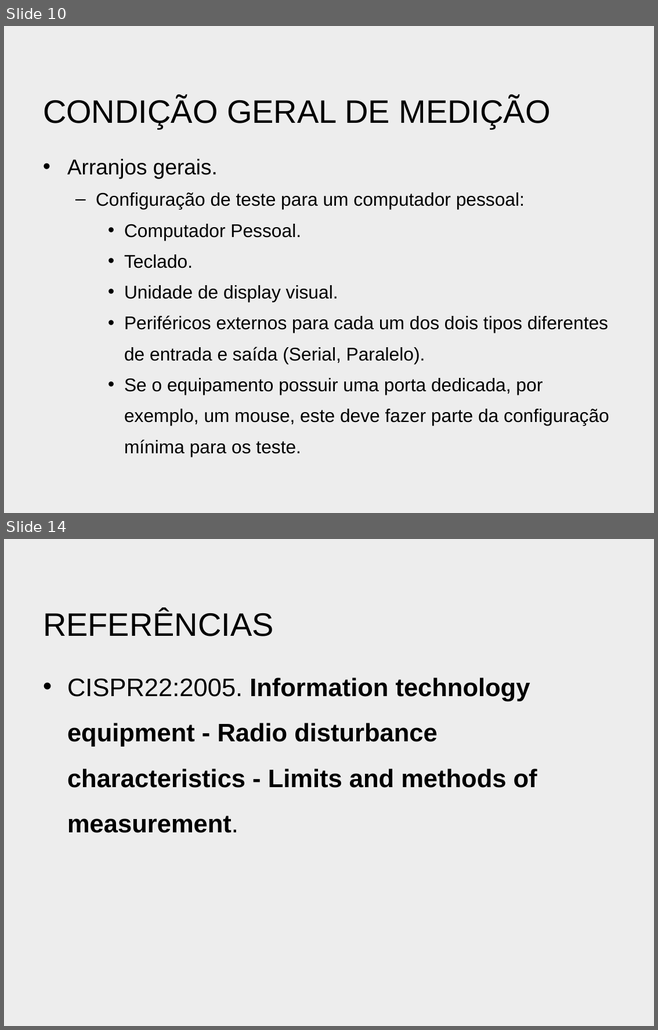
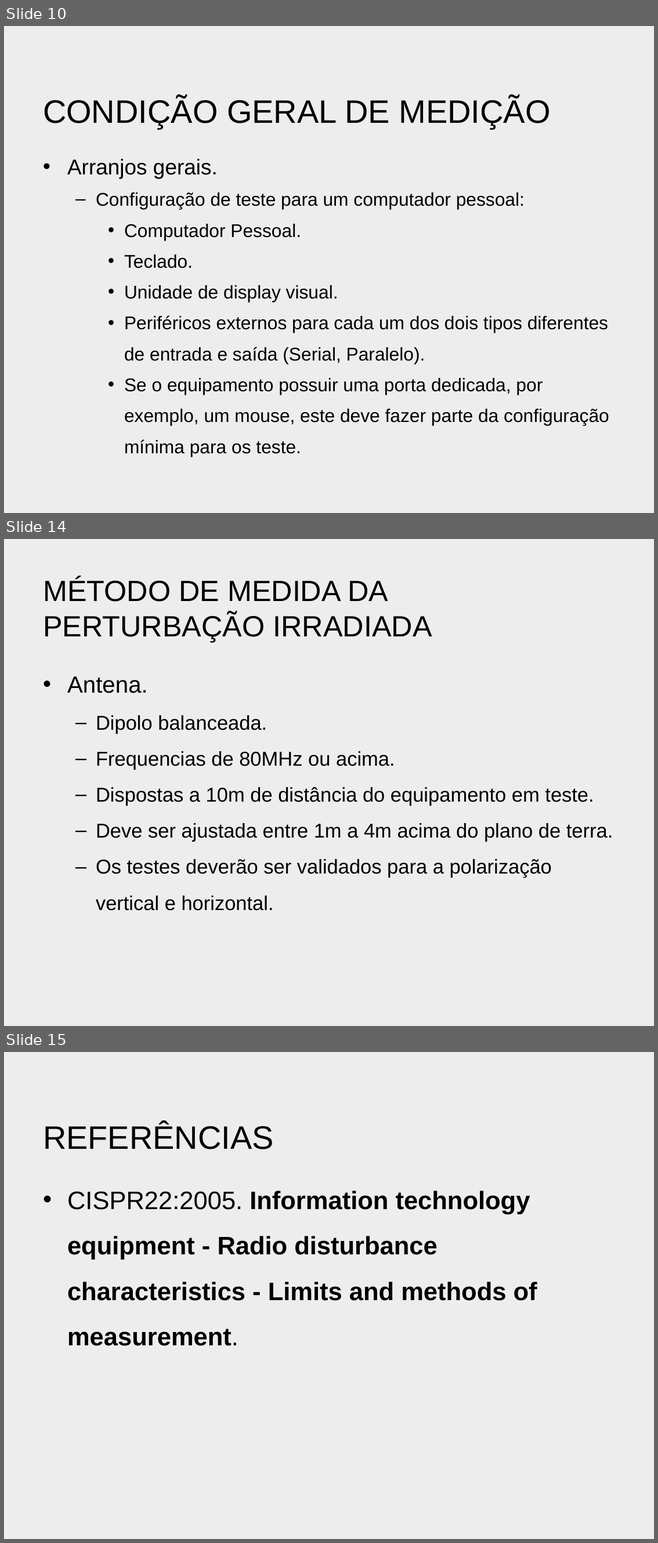
Before and after one commit to bengelbert/ifsc, a slide deck: cem_20308/docs/cispr22.pptx. Shown one above the other, each under a label of ours: slides 10 and 14 before the commit, slides 10, 14 and 15 after it; the slides between them are not shown. The pictures are 658x1030 and 658x1543 pixels, drawn with LibreOffice and Linux fonts; fonts in the diff are those of the drawing; background and template pictures are left out. Boxes give left, top, right and bottom in pixels: in the first picture for what was removed or moved away, otherwise in the second. Text is boxed around its words. In the diff, an @@ line names an element or a change of style, - is before the commit and + after.

```diff
--- a/cem_20308/docs/cispr22.pptx
+++ b/cem_20308/docs/cispr22.pptx
@@ slide 14 added at (4, 539, 654, 1026), background picture (left out) @@
@@ title added at (43, 578, 431, 642), 32.4 pt, text #000000 @@
+MÉTODO DE MEDIDA DA PERTURBAÇÃO IRRADIADA
@@ text added at (67, 676, 612, 911), 22.2 pt, text #000000 @@
+• Antena.
+  – Dipolo balanceada.
+  – Frequencias de 80MHz ou acima.
+  – Dispostas a 10m de distância do equipamento em teste.
+  – Deve ser ajustada entre 1m a 4m acima do plano de terra.
+  – Os testes deverão ser validados para a polarização vertical e horizontal.
@@ what was slide 14 is now slide 15 @@
```
Also in this commit, not shown: 3 slides changed.
